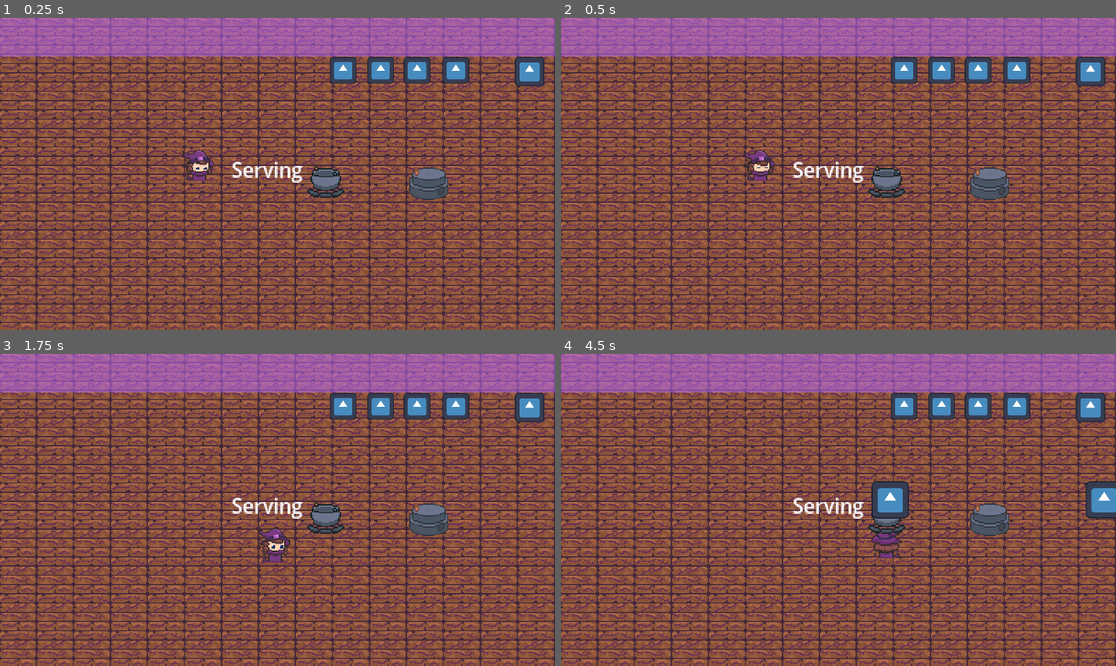
Above: before the commit, frames 1-4 (two rows, left to right).
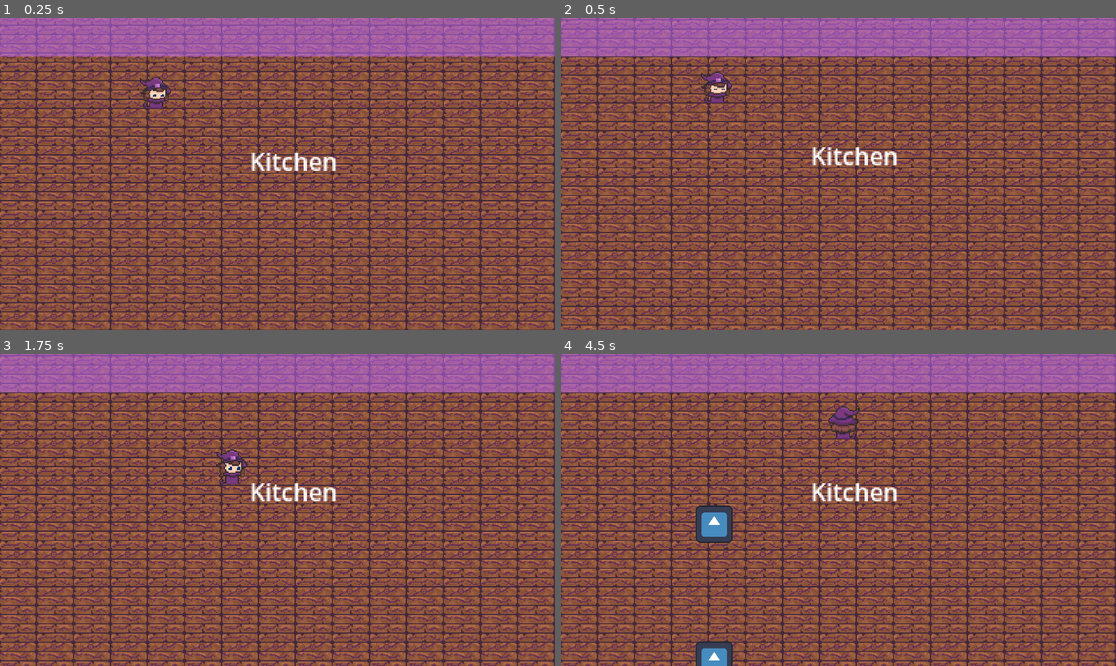
Above: after the commit, the same moments.

Repository: Yatagarasu163/apothecary-allergies
Game: Godot game, scene res://Assets/Scenes/testing_scene.tscn
Same seed, same stepped clock (60 frames per second), same inputs: the game is played once before the commit and once after it. The engine's default icon, where the game draws it, is replaced by a stand-in: a white triangle on a blue panel in a dark square.
Inputs:
- Up to frame 1 (0.25 s): no input
- Up to frame 2 (0.5 s): no input
- Up to frame 3 (1.75 s): hold D (WalkRight) 0.53-1.28 s; tap F (Interact) at 0.6, 1.55 s; hold S (WalkDown) from 1.28 s (still down); tap E (Add) at 1.35 s
- Up to frame 4 (4.5 s): release S (WalkDown) at 2.03 s; hold D (WalkRight) 2.03-2.78 s; tap Space (Dash) at 2.1 s; tap F (Interact) at 2.3, 2.85, 3.6 s; hold W (WalkUp) 2.78-3.53 s; hold A (WalkLeft) from 3.53 s (still down); tap E (Add) at 4.35 s

The runs differ from the first frame. In frame 1, 48% of the frame differs, in the area x 0-100%, y 0-100%; in frame 2, 52%; in frame 3, 51%; in frame 4, 52%.

Commit message:
Patient changes
Now only the first patient can interact with. After interact with the patient, the chatbubble no longer appear all the time, instead it disappear after 2s. When player out of the interact area the text "Press F to interact" will disappear and will appear while player go into the interact area. Patient now coming in from the bottom.

Diff:
--- a/Assets/Prefabs/patient.tscn
+++ b/Assets/Prefabs/patient.tscn
@@ -22,11 +22,11 @@
 [sub_resource type="RectangleShape2D" id="RectangleShape2D_hr5m6"]
 
 [sub_resource type="RectangleShape2D" id="RectangleShape2D_tkxci"]
-size = Vector2(14.601727, 20)
+size = Vector2(19.904455, 11.876862)
 
 [node name="Patient" type="Node2D" unique_id=1386610887]
 texture_filter = 3
-position = Vector2(2159, 530)
+position = Vector2(658, 2419)
 script = ExtResource("1_3c0vk")
 
 [node name="CharacterBody2D" type="CharacterBody2D" parent="." unique_id=390868079 groups=["Patient"]]
@@ -47,14 +47,15 @@
 [node name="Area2D" type="Area2D" parent="." unique_id=624450733]
 
 [node name="CollisionShape2D" type="CollisionShape2D" parent="Area2D" unique_id=44697536]
-position = Vector2(-114.5, 0)
+position = Vector2(-0.75, -105.03174)
 scale = Vector2(6.5060806, 6.393654)
 shape = SubResource("RectangleShape2D_tkxci")
 
 [node name="Label" type="Label" parent="." unique_id=1830242506]
-offset_left = -14.0
-offset_top = -172.0
-offset_right = 26.0
-offset_bottom = -149.0
+offset_left = -59.0
+offset_top = -109.0
+offset_right = -19.0
+offset_bottom = -86.0
 
 [connection signal="body_entered" from="Area2D" to="." method="_on_area_2d_body_entered"]
+[connection signal="body_exited" from="Area2D" to="." method="_on_area_2d_body_exited"]
--- a/Assets/Scenes/testing_scene.tscn
+++ b/Assets/Scenes/testing_scene.tscn
@@ -35,7 +35,7 @@
 [node name="Testing Scene" type="Node2D" unique_id=1542158696]
 
 [node name="Player" parent="." unique_id=1739173272 instance=ExtResource("1_k6s54")]
-position = Vector2(690, 502)
+position = Vector2(541, 1311)
 dash_speed = 15000
 
 [node name="Pestle" parent="." unique_id=205812332 instance=ExtResource("4_oceud")]
--- a/Assets/Scripts/Patient Scripts/patient.gd
+++ b/Assets/Scripts/Patient Scripts/patient.gd
@@ -5,6 +5,7 @@
 # patien_status change after player cure them, false mean not cure yet, true mean cured
 @export var patien_status = false
 var interactable : bool = false
+var queueing : bool = false
 
 # Called when the node enters the scene tree for the first time.
 func _ready() -> void:
@@ -16,21 +17,30 @@
 # Called every frame. 'delta' is the elapsed time since the previous frame.
 func _process(delta: float) -> void:
 	if(patien_status == false):
-		if(position.y != 505):
-			position.y = 505
-		if(position.x > 1140):
-			position.x -= speed
+		if(position.y > 1670):
+			position.y -= speed
+		if(position.x != 530):
+			position.x = 530
 	if interactable == true && Input.is_action_just_pressed("Interact"):
 		print("Player took customer's order")
 		label.visible = false
 		chat_bubble.visible = true
+		await get_tree().create_timer(2.0).timeout
+		chat_bubble.visible = false
 
 
 func _on_area_2d_body_entered(body: Node2D) -> void:
-	if(body.is_in_group("Player")):
+	if(body.is_in_group("Player") && queueing == false):
 		label.visible = true
 		interactable = true
 		label.text = "Press F to take order"
 	elif(body.is_in_group("Patient")):
 		print("Patient hit patient")
 		speed = 0
+		queueing = true
+
+
+func _on_area_2d_body_exited(body: Node2D) -> void:
+	if(body.is_in_group("Player") && queueing == false):
+		label.visible = false
+		interactable = false
